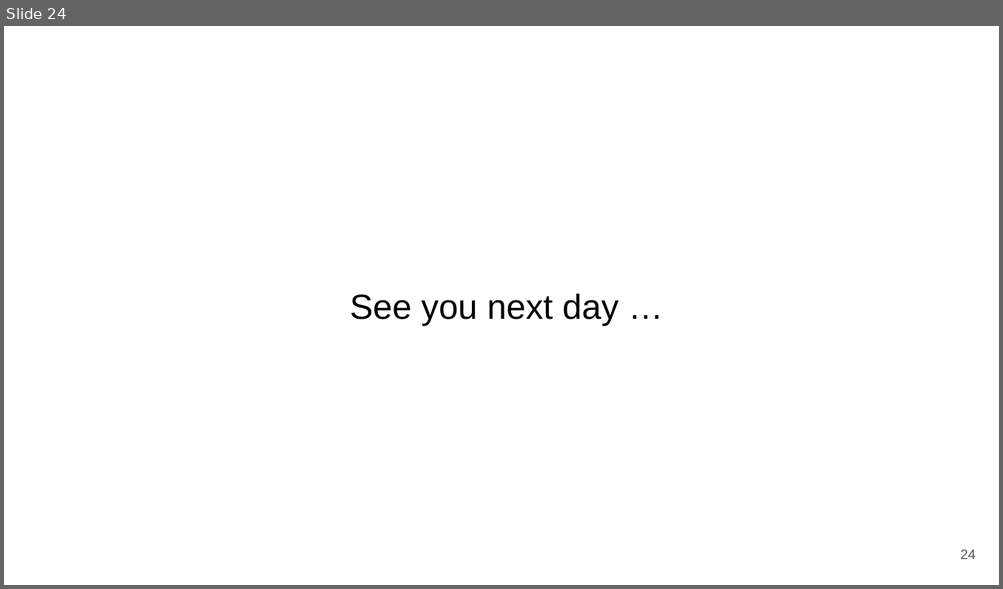
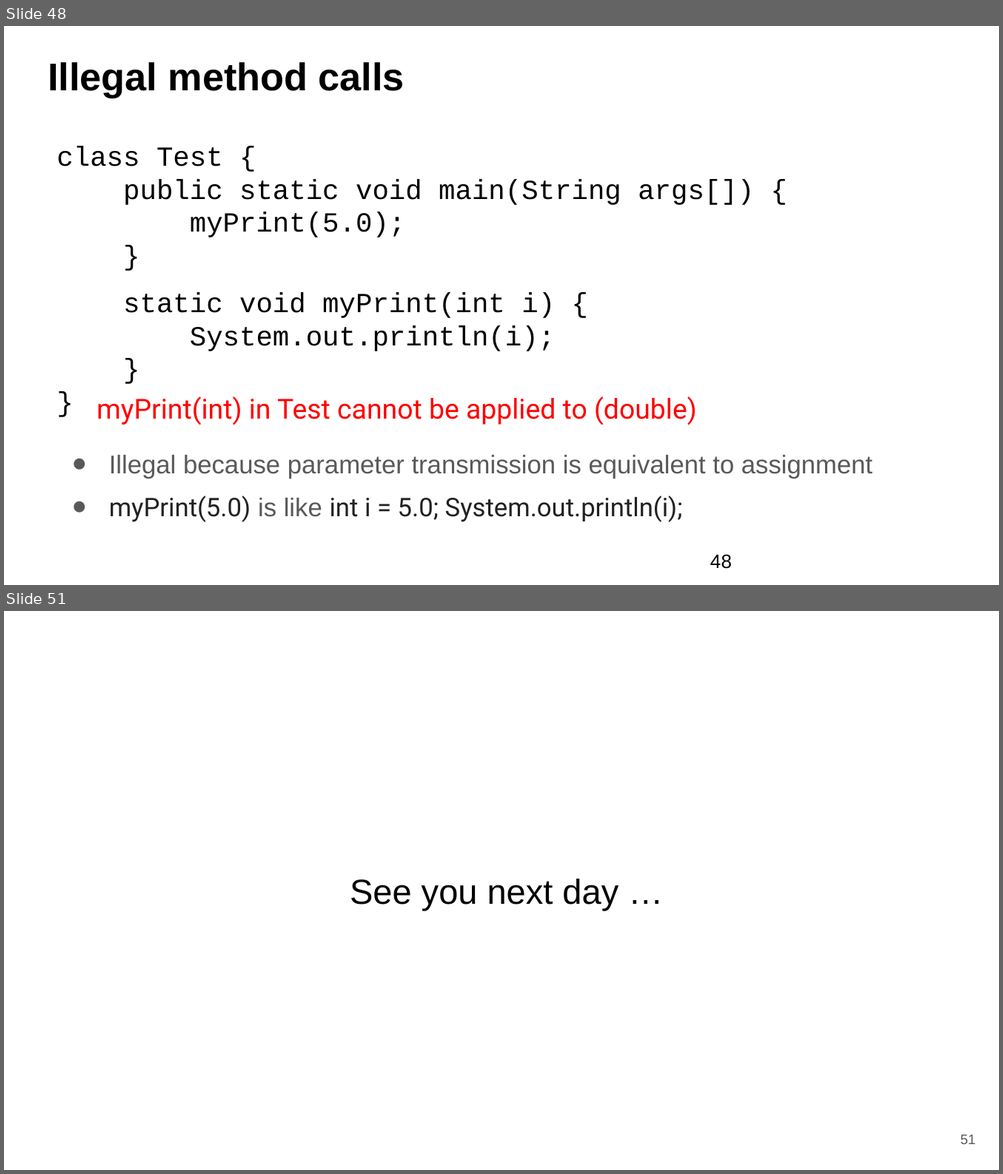
Before and after one commit to saeedsiddik/OOP_2025, a slide deck: Object Oriented Thoughts.pptx. Shown one above the other, each under a label of ours: slide 24 before the commit, slides 48 and 51 after it; the slides between them are not shown. The pictures are 1003x589 and 1003x1174 pixels, drawn with LibreOffice and Linux fonts; fonts in the diff are those of the drawing. Boxes give left, top, right and bottom in pixels: in the first picture for what was removed or moved away, otherwise in the second. Text is boxed around its words. In the diff, an @@ line names an element or a change of style, - is before the commit and + after.

Commit message:
Added method overloading, construction chaining, and others

```diff
--- a/Object Oriented Thoughts.pptx
+++ b/Object Oriented Thoughts.pptx
@@ slide 48 added at [4,26,999,585], background #FFFFFF @@
@@ title added at [48,62,404,98], 28 pt, text #000000, bold @@
+Illegal method calls
@@ text added at [57,146,754,352], 20 pt, text #000000 @@
+class Test {
+public static void main(String args[]) {
+myPrint(5.0);
+}
+static void myPrint(int i) {
+System.out.println(i);
+}
+}
@@ text added at [96,397,697,426], 20 pt, text #FF0000 @@
+myPrint(int) in Test cannot be applied to (double)
@@ text added at [109,455,872,523], 18.6 pt, text #595959 @@
+● Illegal because parameter transmission is equivalent to assignment
+● myPrint(5.0) is like int i = 5.0; System.out.println(i);
@@ page number added at [710,554,731,569], 14 pt, text #000000 @@
+48
@@ what was slide 24 is now slide 51 @@
@@ page number at [960,1135,976,1145]: text changed @@
-24
+51
```
Also in this commit, not shown: 4 slides changed, 29 other slides added, 3 slides removed.
